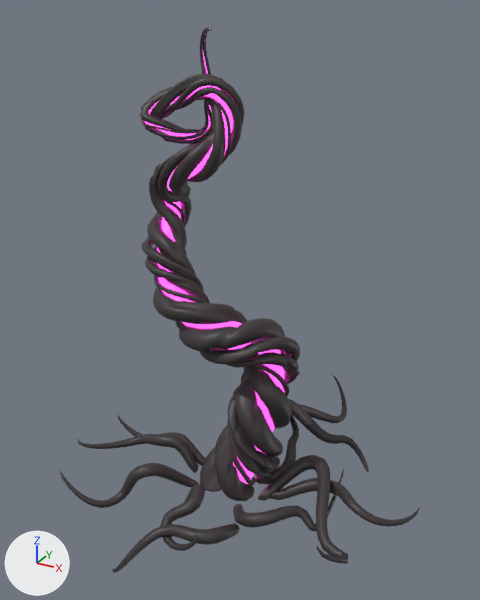
An edit to the FBX model Assets/Mesh/Beacon_Spawner/Beacon2.fbx, drawn before and after from the same camera.
Rendered twice from a 50 mm lens placed at (10.53, -18.68, 17.35), pointed at (0.44, -0.34, 8.17). Arrows for +X, +Y and +Z are at lower left; the lights stay in place. Objects named as collision shapes, trigger or cutter boxes, shadow casters or lower levels of detail are left out.

In view in the first picture: 'Albero_LOD0'.
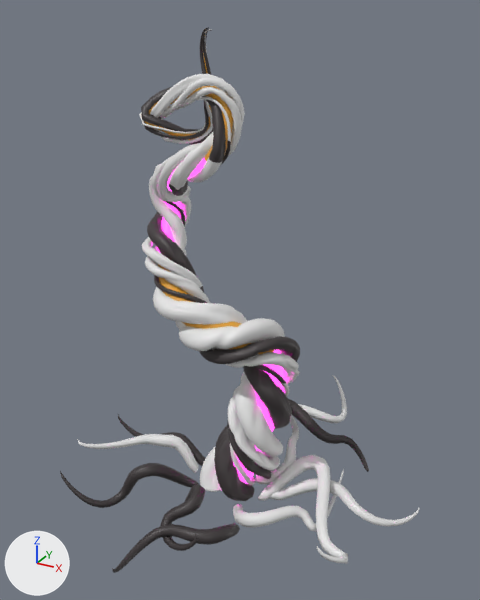
The newer file is also turned or shifted as a whole; pictures and numbers use the older file's frame.

Where the change shows, as pixel boxes [x1, y1, x2, y2] in the pictures (480 x 600 px):
part 1 of me_mesh_342, recoloured (black to white)
    both: [77, 30, 420, 564]
part 2 of me_mesh_342, recoloured
    both: [145, 53, 233, 161]
part 3 of me_mesh_342, recoloured (pink to orange)
    both: [158, 264, 274, 354]

What the commit changed:
Material 'Lumino1002' (mat_lumino1002) is new.
Its base color is (0.8, 0.371, 0.0316) (orange #e7a432).
Material 'Legno1002' (mat_legno1002) is new.
Its base color is (0.8, 0.8, 0.8) (white #e7e7e7).
me_mesh_342 has 20532 vertices, 20440 faces and spans x -6.3..7.0, y -6.9..6.0, z -0.7..16.8.
me_mesh_342 is used by ob_albero_lod0; location (0.0, 0.0, 0.0).
me_mesh_342 part 1: 11218 of the faces centred in x -6.2..7.0, y -2.9..5.9, z -0.7..16.7 switch from mat_material_088 (black #3a3536) to mat_legno1002 (white #e7e7e7).
me_mesh_342 part 2: 893 of the faces centred in x -3.1..-0.1, y -0.7..1.0, z 12.7..16.7 switch from mat_material_086 (pink #e719d4) to mat_lumino1002 (orange #e7a432).
me_mesh_342 part 3: 437 of the faces centred in x -3.2..1.5, y -1.3..0.6, z 5.8..9.2 switch from mat_material_086 (pink #e719d4) to mat_lumino1002 (orange #e7a432).
me_mesh_342 now uses material mat_material_099 (black #3a3536).
me_mesh_342 now uses material mat_material_094 (pink #e719d4).
